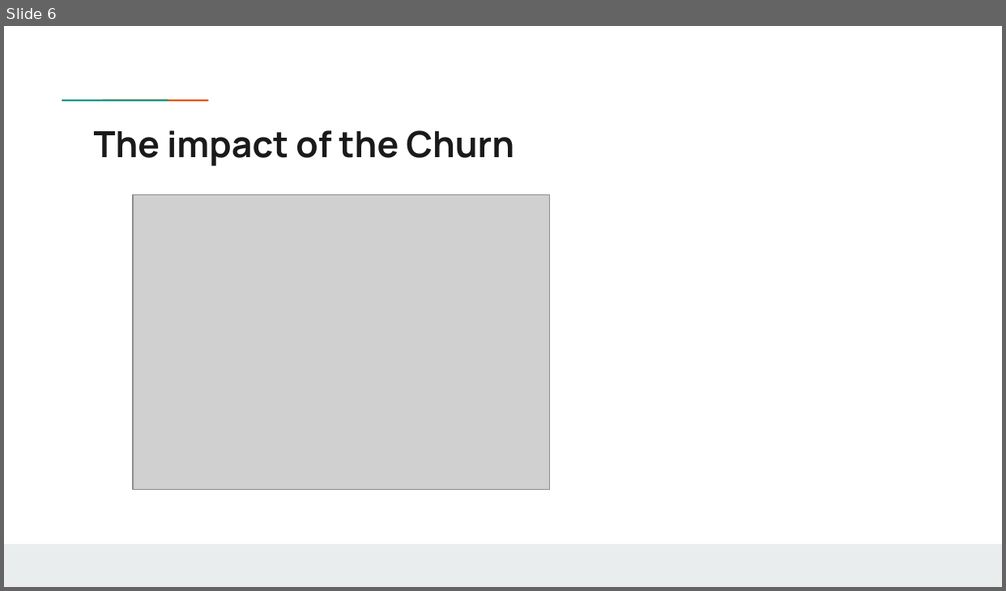
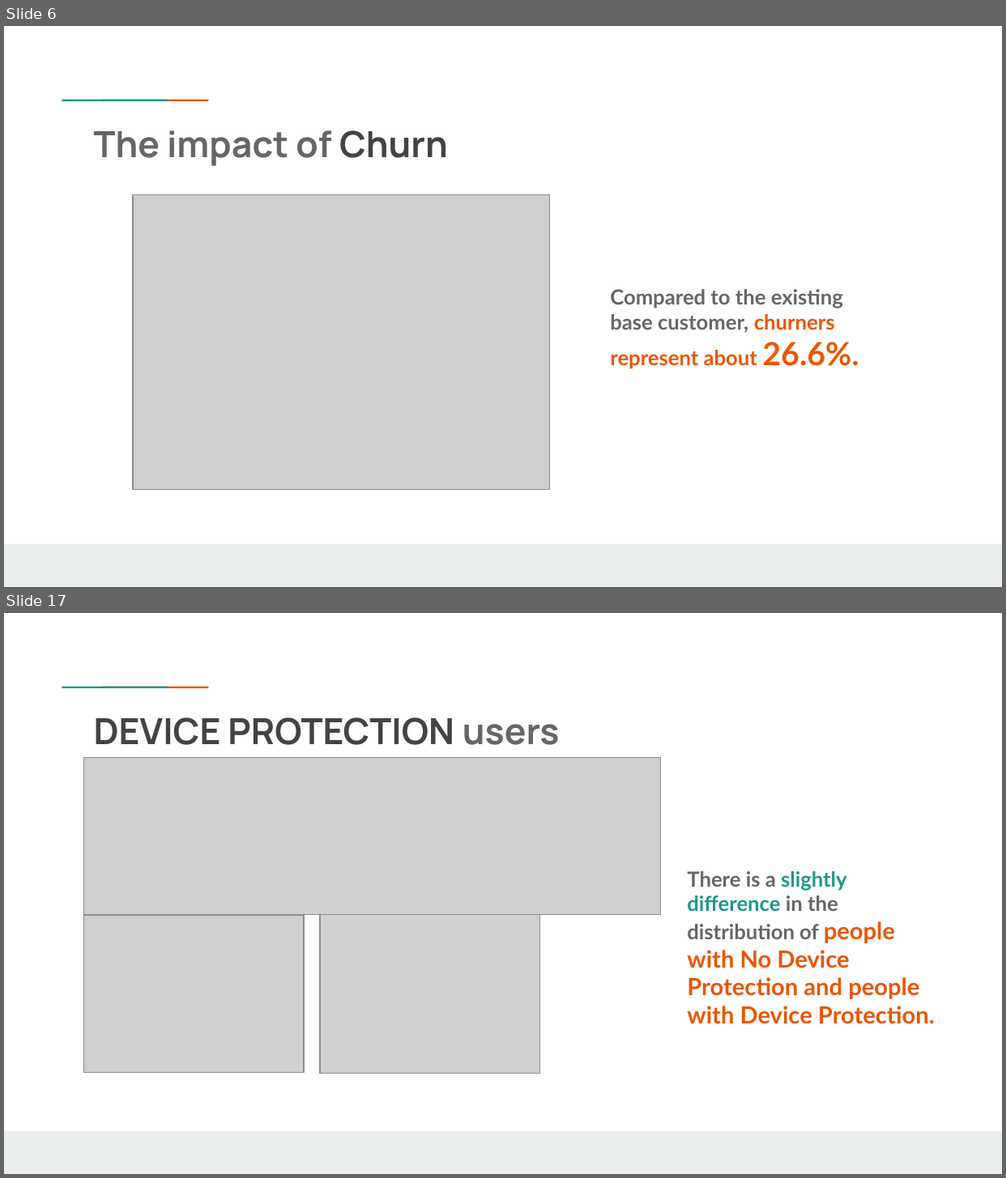
Before and after one commit to weinerkervens/churn_analysis, a slide deck: presentation.pptx. Shown one above the other, each under a label of ours: slide 6 before the commit, slides 6 and 17 after it; the slides between them are not shown. The pictures are 1006x591 and 1006x1178 pixels, drawn with LibreOffice and Linux fonts; fonts in the diff are those of the drawing; grey boxes stand for pictures; background and template pictures are left out. Boxes give left, top, right and bottom in pixels: in the first picture for what was removed or moved away, otherwise in the second. Text is boxed around its words. In the diff, an @@ line names an element or a change of style, - is before the commit and + after.

```diff
--- a/presentation.pptx
+++ b/presentation.pptx
@@ slide 17 added at (4,613,1002,1174), background #FFFFFF; not listed: 3 template elements that a slide beside it also shows @@
@@ title added at (94,717,560,745), 26 pt, text #434343, bold @@
+DEVICE PROTECTION users
@@ picture added at (84,758,661,915) @@
@@ text added at (687,871,935,1024), 17 pt, text #EB5600, bold @@
+There is a slightly difference in the distribution of people with No Device Protection and people with Device Protection.
@@ picture added at (84,915,305,1073) @@
@@ picture added at (321,915,541,1074) @@
@@ slide 6 changed as well @@
@@ title at (94,130,448,166): text changed; text colour #1A1A1A to #666666 @@
-The impact of the Churn
+The impact of Churn
@@ text added at (610,289,851,369), 15 pt, text #666666, bold @@
+Compared to the existing base customer, churners represent about 26.6%.
```
Also in this commit, not shown: 2 other slides changed, 24 other slides added, 13 other files.
